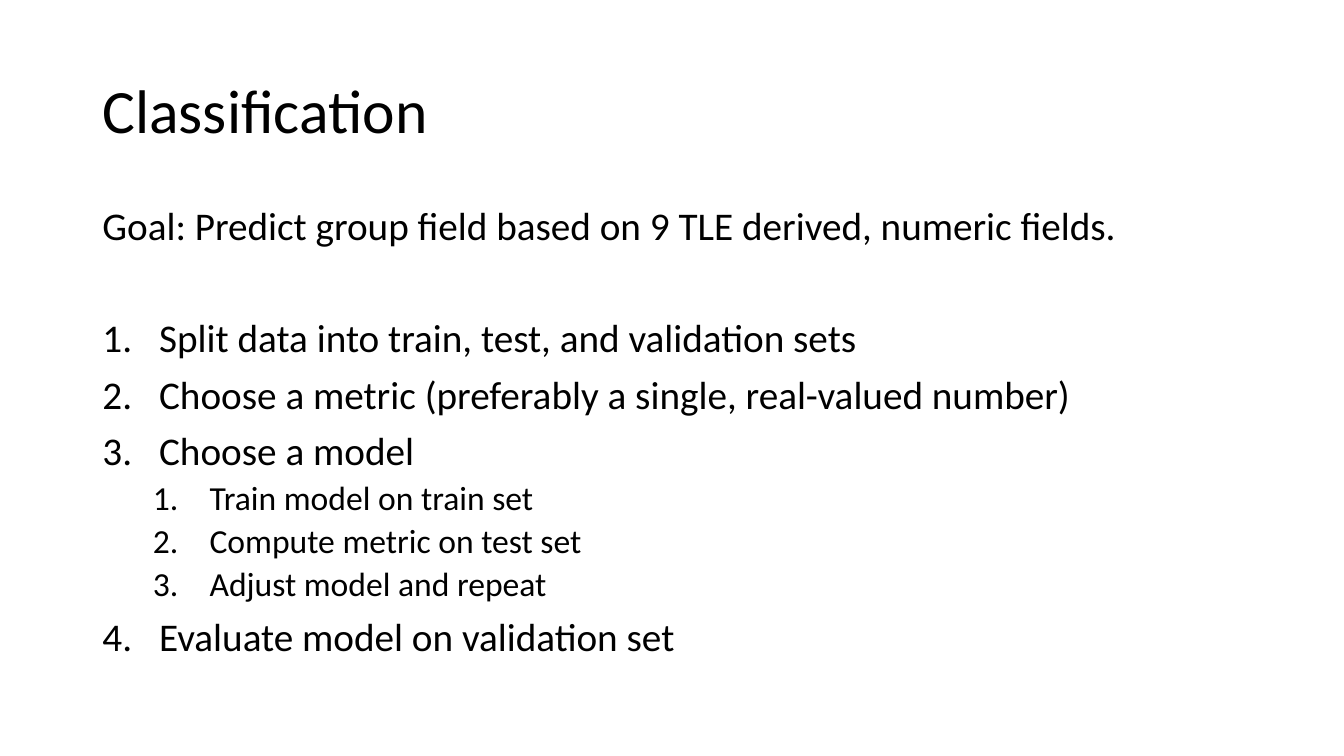
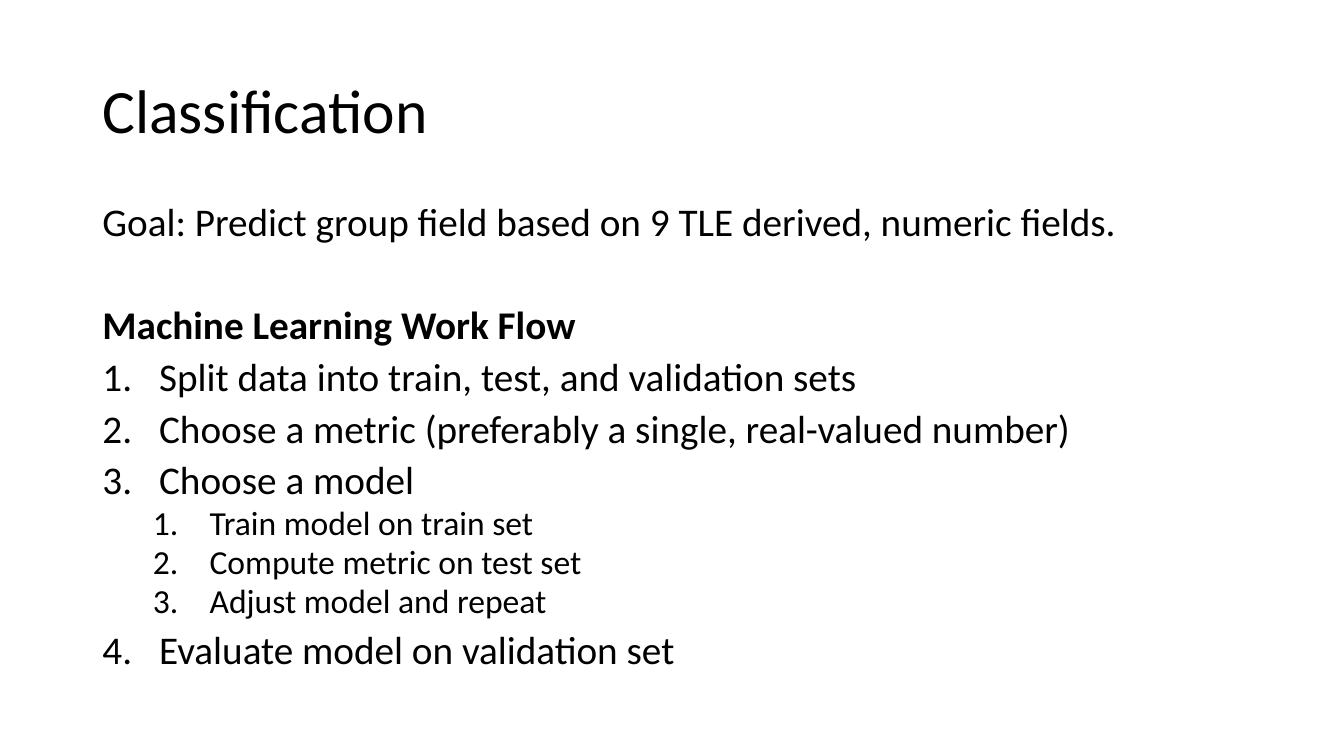
Before and after one commit to PJ7668/ml-for-ssa, a slide deck: slide 8 of ML4SSA.pptx (slide 7 before the commit). Drawn at 1344x756 pixels with LibreOffice and Linux fonts; fonts in the diff are those of the drawing. Boxes give left, top, right and bottom in pixels: in the first picture for what was removed or moved away, otherwise in the second. Text is boxed around its words. In the diff, an @@ line names an element or a change of style, - is before the commit and + after.

```diff
--- a/ML4SSA.pptx
+++ b/ML4SSA.pptx
@@ text at [102, 208, 1116, 665]: line spacing 0.9 to 0.8 @@
@@ text at [102, 311, 576, 346]: paragraph added @@
+Machine Learning Work Flow
```
Also in this commit, not shown: 4 other slides changed, 2 slides added, 2 other files.
